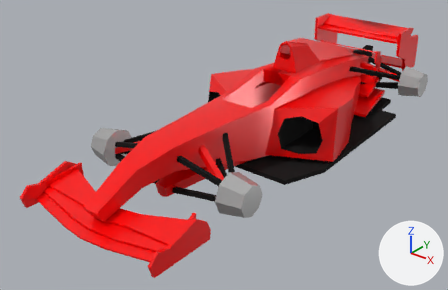
An edit to the glTF model public/assets/car_simple.gltf, drawn before and after from the same camera.
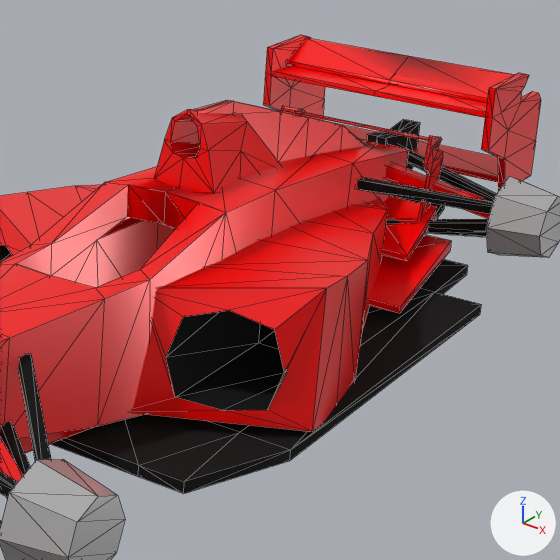
Each version is shown whole from a camera (50 mm lens) standing at (2.99, -4.21, 2.03) and looking at (-0.17, -0.26, -0.43), then close up on the part from 48% to 95% of the width and 0% to 72% of the height. The axes (+X, +Y, +Z) are drawn at lower right. The lights are the same throughout. The close-ups show mesh edges as thin lines. Vertices at the same position are counted once.

Objects in the first close-up: 'car_frame', 'car_low'.
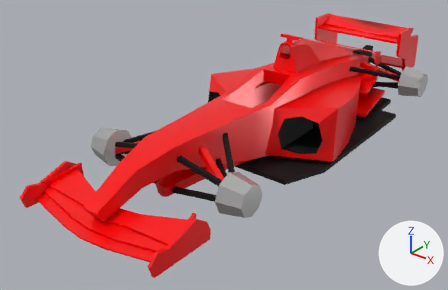
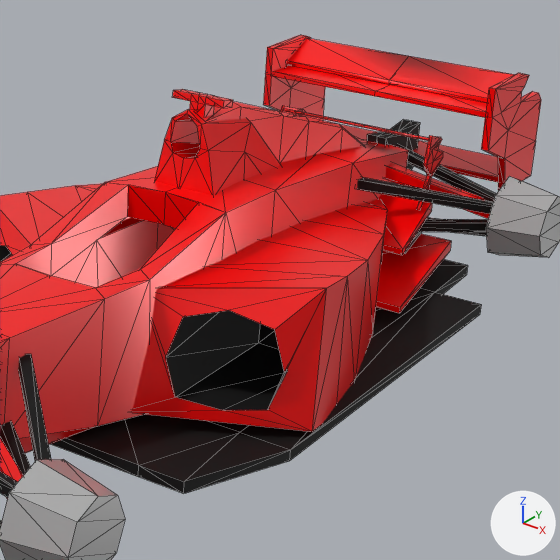
Commit message: small car model changes

Pixel boxes [x1, y1, x2, y2] of what changed, in the close-ups (560 x 560 px; the box of a moved part takes in the faces that stretch with it):
part 1 of me_car_frame, moved or reshaped
    before: [427, 232, 487, 237]
    after: [427, 217, 487, 236]
part 2 of me_car_low, moved or reshaped
    before: [382, 196, 437, 261]
    after: [378, 194, 432, 255]
part 3 of me_car_low, added (red)
    after: [172, 89, 233, 117]
part 4 of me_car_low, cut back
    before: [76, 100, 445, 377]
    after: [75, 101, 442, 379]

What the commit changed:
me_car_low is used by ob_car_low; location (0.0, 0.0, 0.0).
me_car_low had 689 vertices, 1270 faces and spanned x -0.79..0.79, y -2.05..2.28, z -0.55..0.42.
me_car_low now has 705 vertices, 1262 faces and spans x -0.79..0.79, y -2.05..2.28, z -0.55..0.45.
me_car_low part 2: the loose piece of 12 vertices spanning x -0.41..0.41, y 1.39..1.75, z -0.34..-0.23 is moved by (0.0, -0.05, 0.04).
me_car_low part 3: a new loose piece of 26 vertices spanning x -0.1..0.1, y 0.48..0.54, z 0.35..0.45, in mat_paint (red #ff0000).
Part 4, on me_car_low:
50 vertices are removed from x -0.34..0.34, y 0.42..1.93, z -0.33..0.4.
139 faces are deleted.
14 vertices move from x -0.46..0.46, y 0.67..1.82, z -0.48..0.31 to x -0.49..0.49, y 0.67..1.74, z -0.48..0.31.
40 vertices are added at x -0.34..0.34, y 0.42..1.79, z -0.35..0.37.
67 new faces join them, mat_paint (red #ff0000).
20 new faces join them, mat_black (picture img_default_material_basecolor).
me_car_frame has 152 vertices, 160 faces and spans x -0.65..0.65, y -1.23..1.99, z -0.43..-0.04.
me_car_frame is used by ob_car_frame; location (0.0, 0.0, 0.0).
Before the commit, vertices of me_car_frame: 57 (0.0, 1.89, -0.43), 58 (0.0, 1.89, -0.39), 60 (0.0, 1.85, -0.39), 61 (0.0, 1.86, -0.43).
Part 1, on me_car_frame:
Vertices 57, 58, 60, 61 of me_car_frame move by (0.0, -0.04, 0.04).
